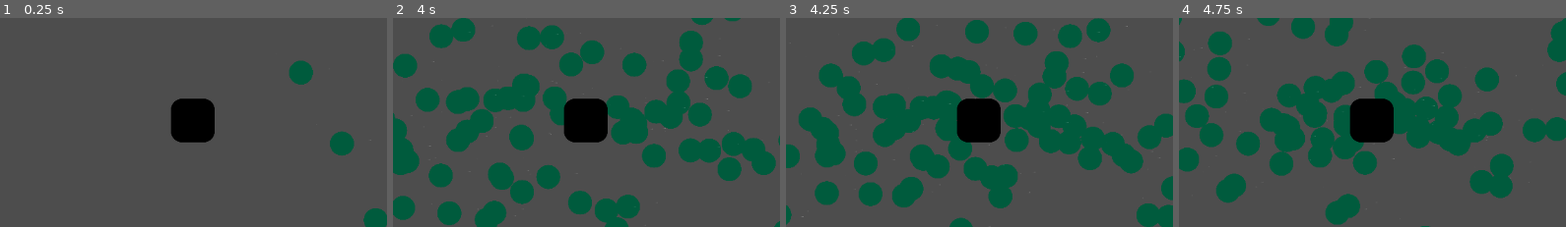
Above: before the commit, frames 1-4 (left to right).
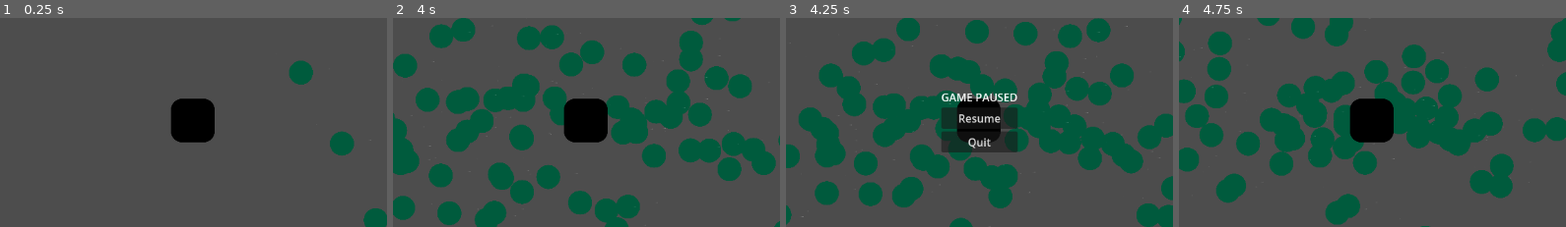
Above: after the commit, the same moments.

Repository: GamerKT4/j-ust-a-nyth-in-g
Game: Godot game, scene res://Scenes/main.tscn
The game is run twice, just before and just after one commit, with the same random seed, the same clock (stepped at 60 frames per second) and the same inputs.
Inputs (mouse positions are % of the whole screen's width and height, from its top left):
- Up to frame 1 (0.25 s): no input
- Up to frame 2 (4 s): tap Enter at 0.5 s
- Up to frame 3 (4.25 s): tap Escape at 4.15 s
- Up to frame 4 (4.75 s): click (49, 49) at 4.25 s, where only the run after the commit has a clickable "Resume"
The pictures show only the part of the screen within x 24-74%, y 25-75%; the shares and areas given below are measured in that part.

Frames 1-2 are identical in both runs. In frame 3, 3.1% of the frame differs, in the area x 40-60%, y 36-65%; in frame 4, nothing differs.

Commit message:
Added Pause Menu
A resume button, a quit button what else is a pause menu

Diff:
--- /dev/null
+++ b/Scenes/PauseMenu.tscn
@@ -0,0 +1,54 @@
+[gd_scene format=3 uid="uid://48owv62m4jx1"]
+
+[ext_resource type="Script" uid="uid://cmw4cv7fiyuxx" path="res://Scripts/panel_control.gd" id="1_lj4oq"]
+
+[node name="PauseMenu" type="CanvasLayer" unique_id=1827473231]
+process_mode = 3
+
+[node name="PanelControl" type="Control" parent="." unique_id=1953015623]
+process_mode = 3
+layout_mode = 3
+anchors_preset = 15
+anchor_right = 1.0
+anchor_bottom = 1.0
+grow_horizontal = 2
+grow_vertical = 2
+script = ExtResource("1_lj4oq")
+
+[node name="Background" type="ColorRect" parent="PanelControl" unique_id=1687440269]
+layout_mode = 1
+anchors_preset = 15
+anchor_right = 1.0
+anchor_bottom = 1.0
+grow_horizontal = 2
+grow_vertical = 2
+color = Color(0, 0, 0, 0.003921569)
+
+[node name="MenuContainer" type="VBoxContainer" parent="PanelControl" unique_id=1918263838]
+layout_mode = 1
+anchors_preset = 8
+anchor_left = 0.5
+anchor_top = 0.5
+anchor_right = 0.5
+anchor_bottom = 0.5
+offset_left = -20.0
+offset_top = -20.0
+offset_right = 20.0
+offset_bottom = 20.0
+grow_horizontal = 2
+grow_vertical = 2
+
+[node name="TitleLabel" type="Label" parent="PanelControl/MenuContainer" unique_id=584041428]
+layout_mode = 2
+text = "GAME PAUSED"
+
+[node name="ResumeButton" type="Button" parent="PanelControl/MenuContainer" unique_id=852607683]
+layout_mode = 2
+text = "Resume"
+
+[node name="QuitButton" type="Button" parent="PanelControl/MenuContainer" unique_id=1800877544]
+layout_mode = 2
+text = "Quit"
+
+[connection signal="pressed" from="PanelControl/MenuContainer/ResumeButton" to="PanelControl" method="_on_resume_button_pressed"]
+[connection signal="pressed" from="PanelControl/MenuContainer/QuitButton" to="PanelControl" method="_on_quit_button_pressed"]
--- a/Scenes/main.tscn
+++ b/Scenes/main.tscn
@@ -2,9 +2,11 @@
 
 [ext_resource type="Script" uid="uid://dwe5n5i32p0t6" path="res://Scripts/bug_spawner.gd" id="1_8gbba"]
 [ext_resource type="PackedScene" uid="uid://o1tgb47x11t5" path="res://Scenes/house.tscn" id="1_bo1nx"]
+[ext_resource type="Script" uid="uid://dhbngb5g34w82" path="res://Scripts/main.gd" id="1_jjvhh"]
 [ext_resource type="PackedScene" uid="uid://clmjh4dicufxh" path="res://Scenes/basic_bug.tscn" id="2_8gbba"]
 
 [node name="Main" type="Node2D" unique_id=357547061]
+script = ExtResource("1_jjvhh")
 
 [node name="Camera2D" type="Camera2D" parent="." unique_id=110946340]
 position = Vector2(577, 324)
--- /dev/null
+++ b/Scripts/main.gd
@@ -0,0 +1,8 @@
+extends Node
+
+func _ready():
+	process_mode = Node.PROCESS_MODE_ALWAYS
+
+func _input(e):
+	if e is InputEventKey and e.pressed and e.keycode == KEY_ESCAPE:
+		add_child(load("res://Scenes/PauseMenu.tscn").instantiate())
--- /dev/null
+++ b/Scripts/panel_control.gd
@@ -0,0 +1,8 @@
+extends Control
+
+func _on_resume_button_pressed() -> void:
+	get_tree().paused = false
+	get_parent().queue_free()
+
+func _on_quit_button_pressed() -> void:
+	get_tree().quit()
--- a/project.godot
+++ b/project.godot
@@ -14,9 +14,21 @@
 run/main_scene="uid://p6n3m8est6up"
 config/features=PackedStringArray("4.6", "GL Compatibility")
 
+[dotnet]
+
+project/assembly_name="jUstANythInG"
+
 [global_group]
 
 Enemies="You know, the bad guys, or bugs in this case lol"
+
+[input]
+
+ui_close_dialog={
+"deadzone": 0.5,
+"events": [Object(InputEventKey,"resource_local_to_scene":false,"resource_name":"","device":-1,"window_id":0,"alt_pressed":false,"shift_pressed":false,"ctrl_pressed":false,"meta_pressed":false,"pressed":false,"keycode":4194305,"physical_keycode":0,"key_label":0,"unicode":0,"location":0,"echo":false,"script":null)
+]
+}
 
 [physics]
 
Not shown, added: Scripts/main.gd.uid
Not shown, added: Scripts/panel_control.gd.uid
